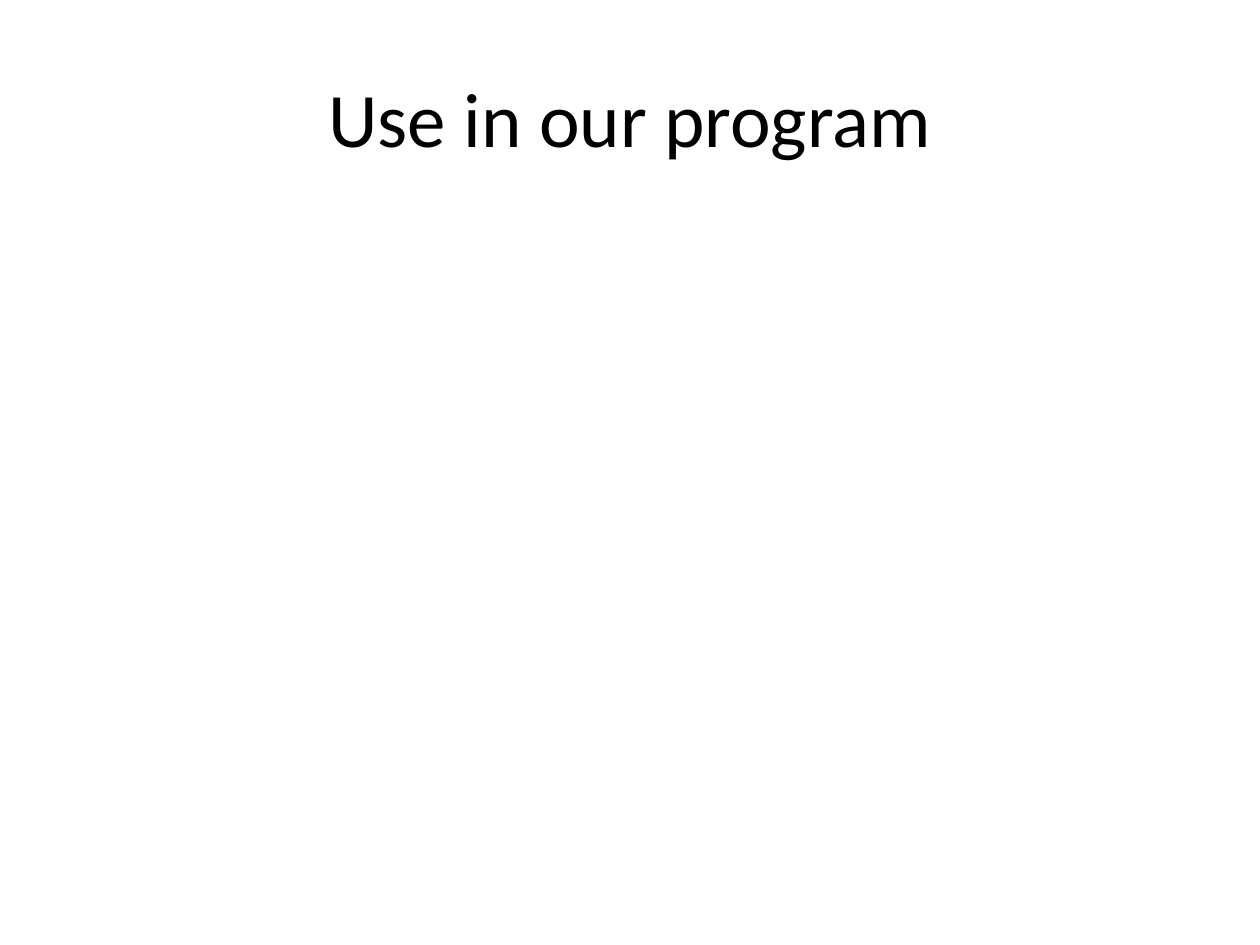
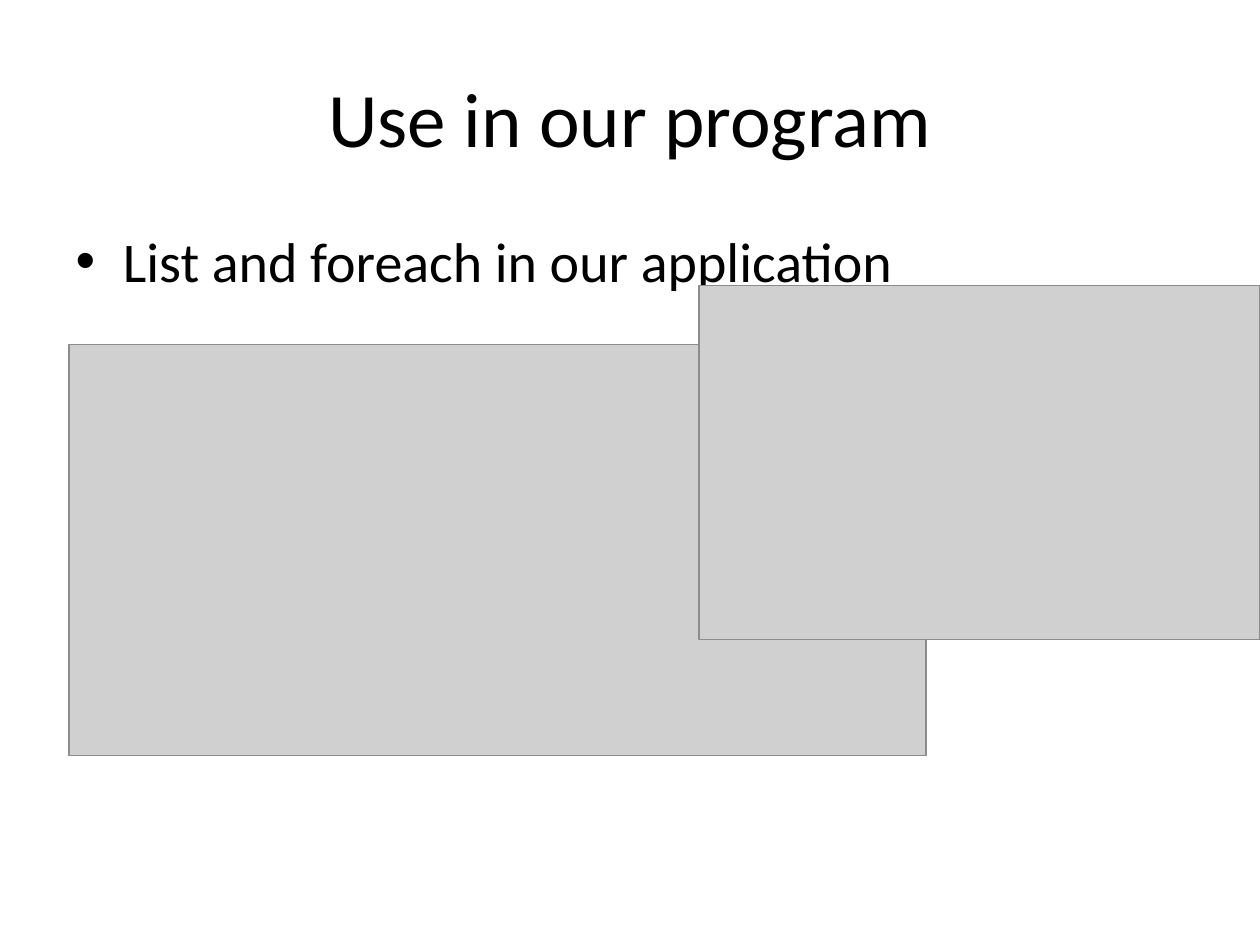
Before and after one commit to isurup/kalle-martin-group, a slide deck: slide 9 of OOPExam/04 File IO, Object Streams and Exceptions.pptx. Drawn at 1260x945 pixels with LibreOffice and Linux fonts; fonts in the diff are those of the drawing; grey boxes stand for pictures. Boxes give left, top, right and bottom in pixels: in the first picture for what was removed or moved away, otherwise in the second. Text is boxed around its words. In the diff, an @@ line names an element or a change of style, - is before the commit and + after.

```diff
--- a/OOPExam/04 File IO, Object Streams and Exceptions.pptx
+++ b/OOPExam/04 File IO, Object Streams and Exceptions.pptx
@@ text added at [123, 243, 892, 295], 32 pt, text #000000 @@
+• List and foreach in our application
@@ picture added at [699, 286, 1260, 640] @@
@@ picture added at [69, 344, 926, 755] @@
```
Also in this commit, not shown: 1 other slide changed, 2 other files.
